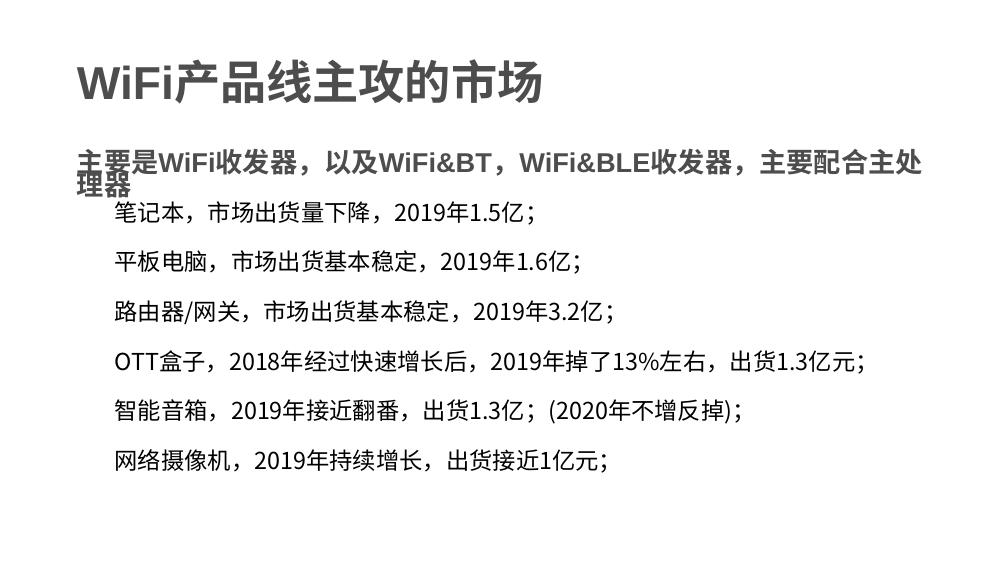
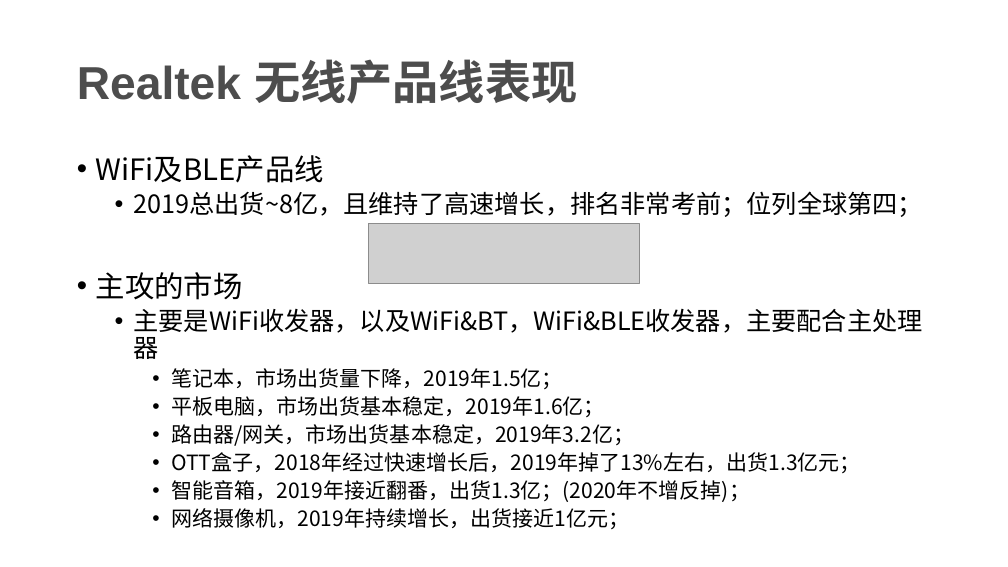
Before and after one commit to rosabai666/soundec, a slide deck: slide 12 of 2023/02产品/SNC8x/01)竞品分析/00)竞品芯片分析/品牌产品路线分析/Realtek/Realtek产品线分析2.pptx. Drawn at 1008x567 pixels with LibreOffice and Linux fonts; fonts in the diff are those of the drawing; grey boxes stand for pictures. Boxes give left, top, right and bottom in pixels: in the first picture for what was removed or moved away, otherwise in the second. Text is boxed around its words. In the diff, an @@ line names an element or a change of style, - is before the commit and + after.

```diff
--- a/2023/02产品/SNC8x/01)竞品分析/00)竞品芯片分析/品牌产品路线分析/Realtek/Realtek产品线分析2.pptx
+++ b/2023/02产品/SNC8x/01)竞品分析/00)竞品芯片分析/品牌产品路线分析/Realtek/Realtek产品线分析2.pptx
@@ title at (x1=77, y1=59, x2=577, y2=104): text changed @@
-WiFi产品线主攻的市场
+Realtek 无线产品线表现
@@ text at (x1=96, y1=155, x2=924, y2=300): paragraphs added @@
+• WiFi及BLE产品线
+  • 2019总出货~8亿，且维持了高速增长，排名非常考前；位列全球第四；
+• 主攻的市场
@@ picture added at (x1=368, y1=224, x2=640, y2=284) @@
@@ text at (x1=134, y1=309, x2=923, y2=502): size 25.9 to 24 pt, font Arial to Noto Sans CJK SC, text colour #4D4D4D to #000000, bold off in "主要是WiFi收发器，以及WiFi&BT，WiFi&BLE收发器，主要配合主处理器"; size 22.2 to 20 pt in "笔记本，市场出货量下降，2019年1.5亿；", "平板电脑，市场出货基本稳定，2019年1.6亿；", "路由器/网关，市场出货基本稳定，2019年3.2亿；", "OTT盒子，2018年经过快速增长后，2019年掉了13%左右，出货1.3亿元；" and 2 more places; bullet none to •; list level 1 to 2 in "主要是WiFi收发器，以及WiFi&BT，WiFi&BLE收发器，主要配合主处理器"; line spacing 0.7 to 0.9; list level 2 to 3 in "笔记本，市场出货量下降，2019年1.5亿；"; list level 2 to 3 in "平板电脑，市场出货基本稳定，2019年1.6亿；"; list level 2 to 3 in "路由器/网关，市场出货基本稳定，2019年3.2亿；"; list level 2 to 3 in "OTT盒子，2018年经过快速增长后，2019年掉了13%左右，出货1.3亿元；"; list level 2 to 3 in "智能音箱，2019年接近翻番，出货1.3亿；(2020年不增反掉)；"; list level 2 to 3 in "网络摄像机，2019年持续增长，出货接近1亿元；" @@
```
Also in this commit, not shown: 8 other slides changed, 3 slides added, 3 slides removed, 7 other files.
